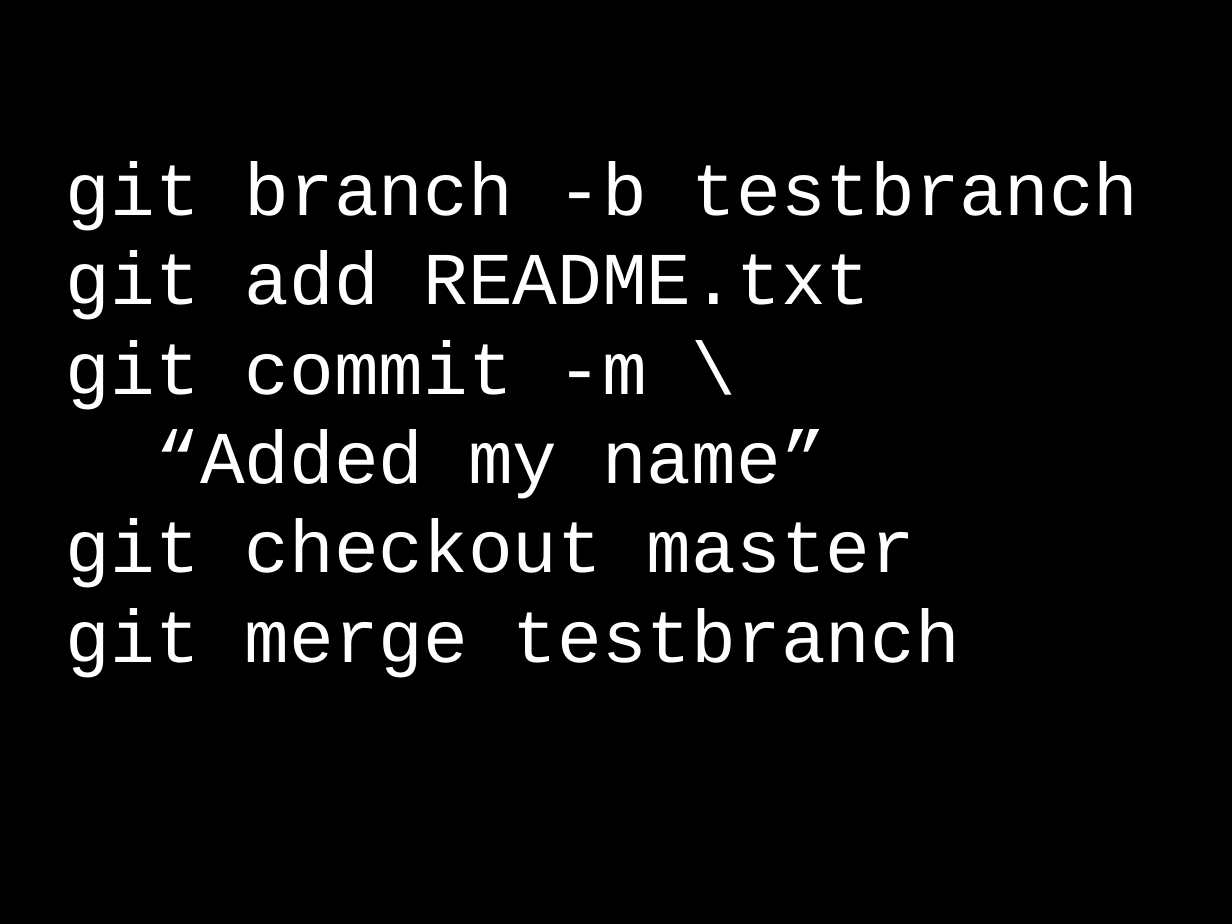
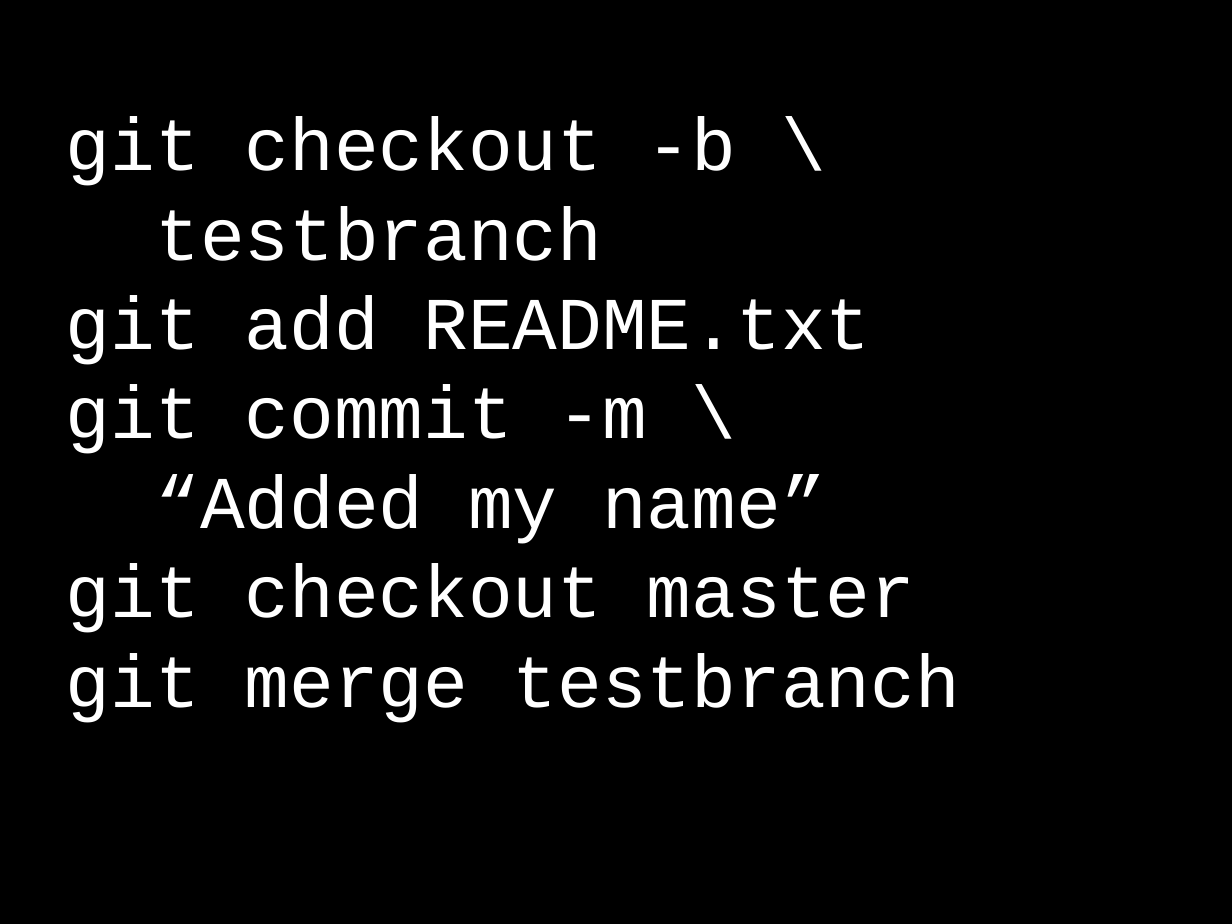
Before and after one commit to selenamarie/pyladiespdx-classes, a slide deck: slide 18 of intro_to_git/intro to git - branching and merging.odp (slide 16 before the commit). Drawn at 1232x924 pixels with LibreOffice and Linux fonts; fonts in the diff are those of the drawing. Boxes give left, top, right and bottom in pixels: in the first picture for what was removed or moved away, otherwise in the second. Text is boxed around its words. In the diff, an @@ line names an element or a change of style, - is before the commit and + after.

```diff
--- a/intro_to_git/intro to git - branching and merging.odp
+++ b/intro_to_git/intro to git - branching and merging.odp
@@ subtitle at box(66, 117, 736, 261): text changed @@
-git branch -b testbranch
+git checkout -b \
+testbranch
```
Also in this commit, not shown: 13 other slides changed, 2 slides added, 1 slide removed, 2 other files.
